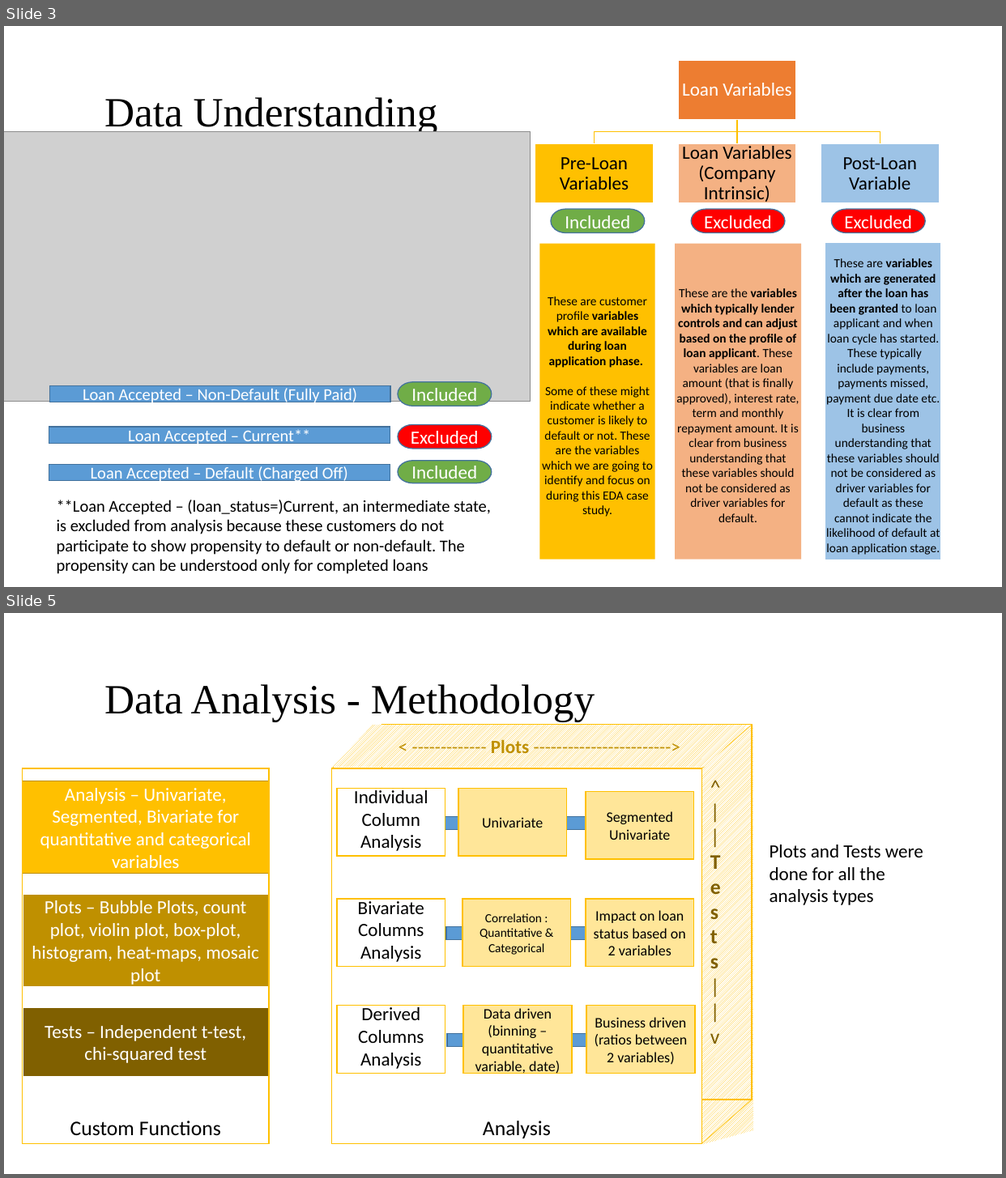
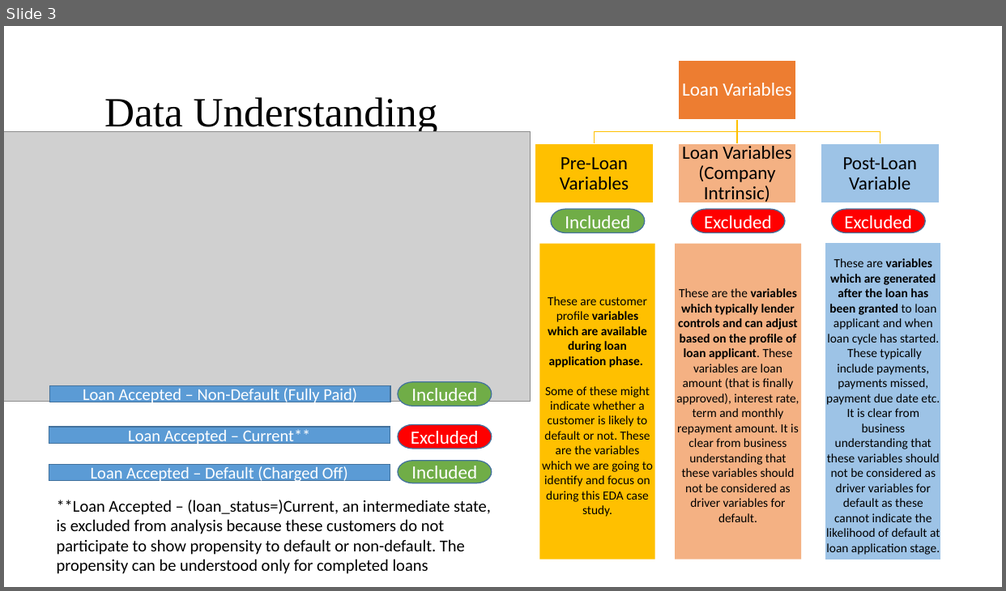
Before and after one commit to saneshashank/course2-GP1, a slide deck: Lending Club Case Study.pptx. Shown one above the other, each under a label of ours: slides 3 and 5 before the commit, slide 3 after it; the slides between them are not shown. The pictures are 1006x1178 and 1006x591 pixels, drawn with LibreOffice and Linux fonts; fonts in the diff are those of the drawing; grey boxes stand for pictures; background and template pictures are left out. Boxes give left, top, right and bottom in pixels: in the first picture for what was removed or moved away, otherwise in the second. Text is boxed around its words. In the diff, an @@ line names an element or a change of style, - is before the commit and + after.

```diff
--- a/Lending Club Case Study.pptx
+++ b/Lending Club Case Study.pptx
@@ slide 5 removed at [4, 613, 1002, 1174], background #FFFFFF @@
@@ title removed at [104, 684, 594, 722] @@
-Data Analysis - Methodology
@@ parallelogram removed at [599, 726, 857, 1144] @@
@@ rectangle removed at [23, 781, 269, 874] @@
-Analysis – Univariate, Segmented, Bivariate for quantitative and categorical variables
@@ rectangle removed at [23, 769, 269, 1144] @@
-Custom Functions
@@ text removed at [769, 845, 923, 905] @@
-Plots and Tests were done for all the analysis types
@@ rectangle removed at [23, 894, 269, 986] @@
-Plots – Bubble Plots, count plot, violin plot, box-plot, histogram, heat-maps, mosaic plot
@@ rectangle removed at [23, 1007, 269, 1077] @@
-Tests – Independent t-test, chi-squared test
@@ group removed at [332, 725, 752, 1144]: 14 rectangles, 3 lines, 1 parallelogram, 1 text @@
-Analysis
-Individual Column Analysis
-Bivariate Columns Analysis
-Derived Columns Analysis
-Univariate
-Segmented Univariate
-Correlation : Quantitative & Categorical
-Impact on loan status based on 2 variables
-Data driven (binning – quantitative variable, date)
-Business driven
-(ratios between 2 variables)
-< ------------- Plots ------------------------>
-^||Tests||v
```
Also in this commit, not shown: 5 slides changed, 1 other slide removed.
